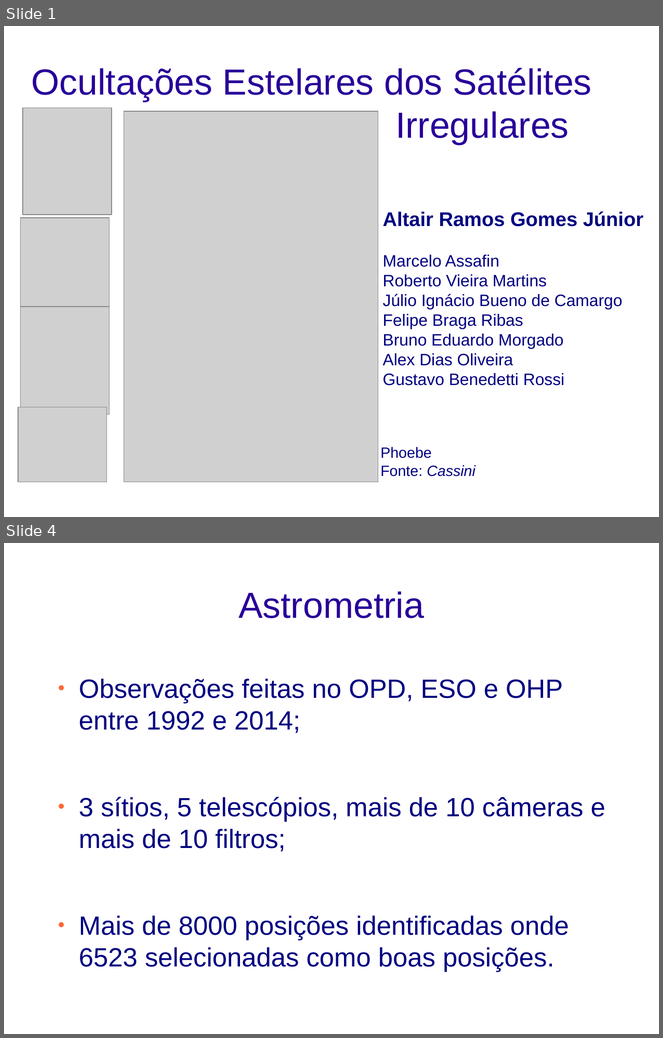
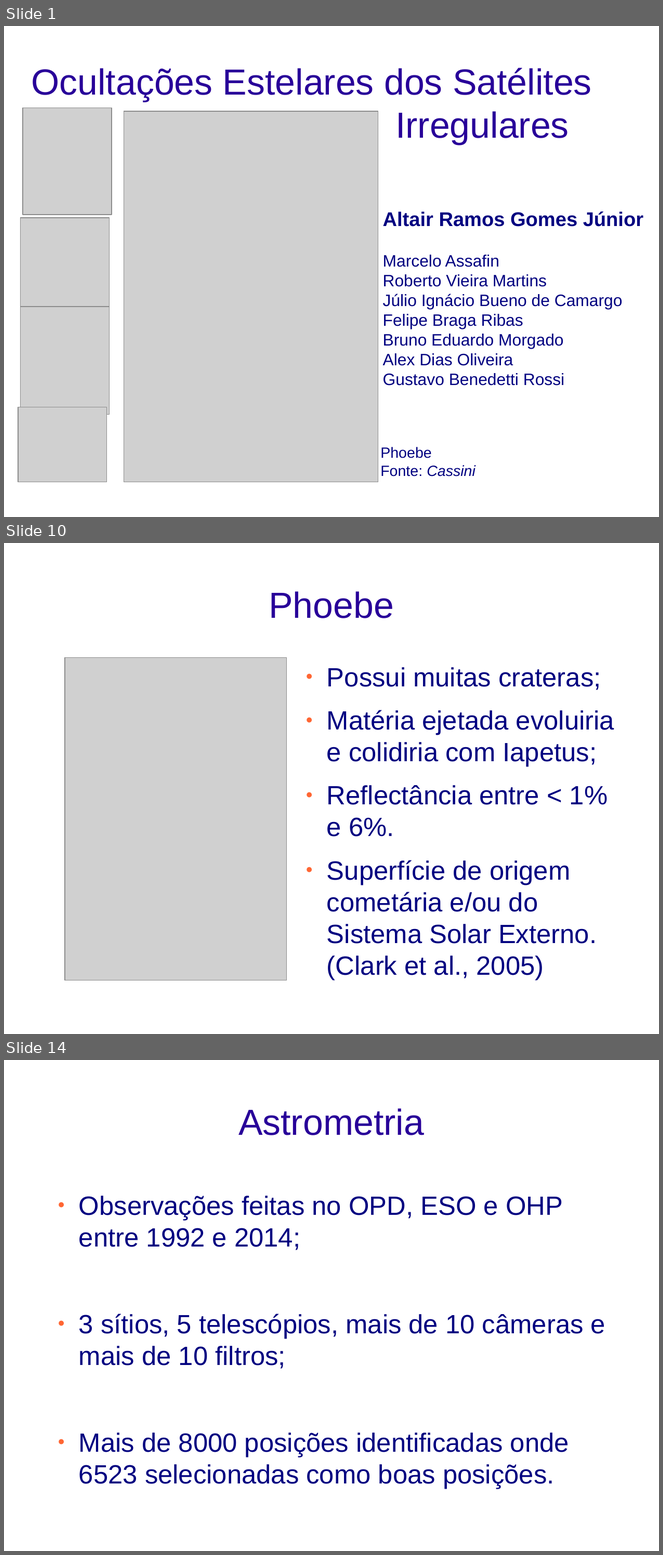
Before and after one commit to altairgomes/Latex, a slide deck: Poster-Apresentação/Irregulares_occ.odp. Shown one above the other, each under a label of ours: slides 1 and 4 before the commit, slides 1, 10 and 14 after it; the slides between them are not shown. The pictures are 663x1038 and 663x1555 pixels, drawn with LibreOffice and Linux fonts; fonts in the diff are those of the drawing; grey boxes stand for pictures; background and template pictures are left out. Boxes give left, top, right and bottom in pixels: in the first picture for what was removed or moved away, otherwise in the second. Text is boxed around its words. In the diff, an @@ line names an element or a change of style, - is before the commit and + after.

```diff
--- a/Poster-Apresentação/Irregulares_occ.odp
+++ b/Poster-Apresentação/Irregulares_occ.odp
@@ slide 10 added at (4,543,659,1034), background picture (left out) @@
@@ title added at (269,591,394,618), 44 pt, text #280099 @@
+Phoebe
@@ picture added at (65,658,286,981) @@
@@ text added at (327,667,614,980), 32 pt, text #000080 @@
+● Possui muitas crateras;
+● Matéria ejetada evoluiria e colidiria com Iapetus;
+● Reflectância entre < 1% e 6%.
+● Superfície de origem cometária e/ou do Sistema Solar Externo. (Clark et al., 2005)
@@ text added at (119,979,241,1002), 18 pt, text #FFFFFF @@
+Imagem: Cassini
@@ what was slide 4 is now slide 14 @@
```
Also in this commit, not shown: 1 slide changed, 10 other slides added, 1 slide removed, 11 other files.
